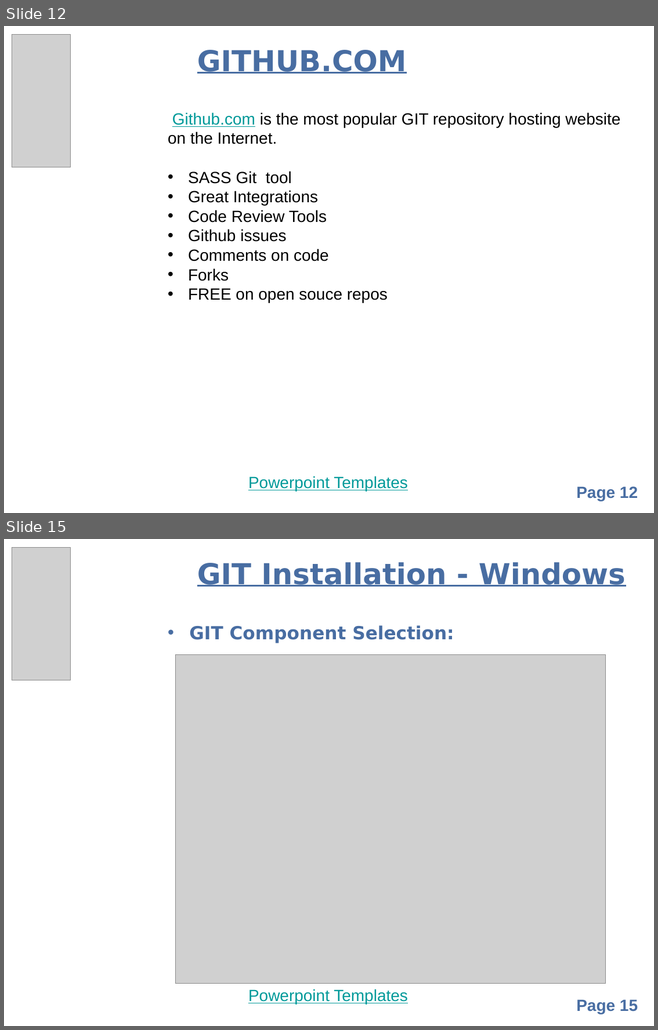
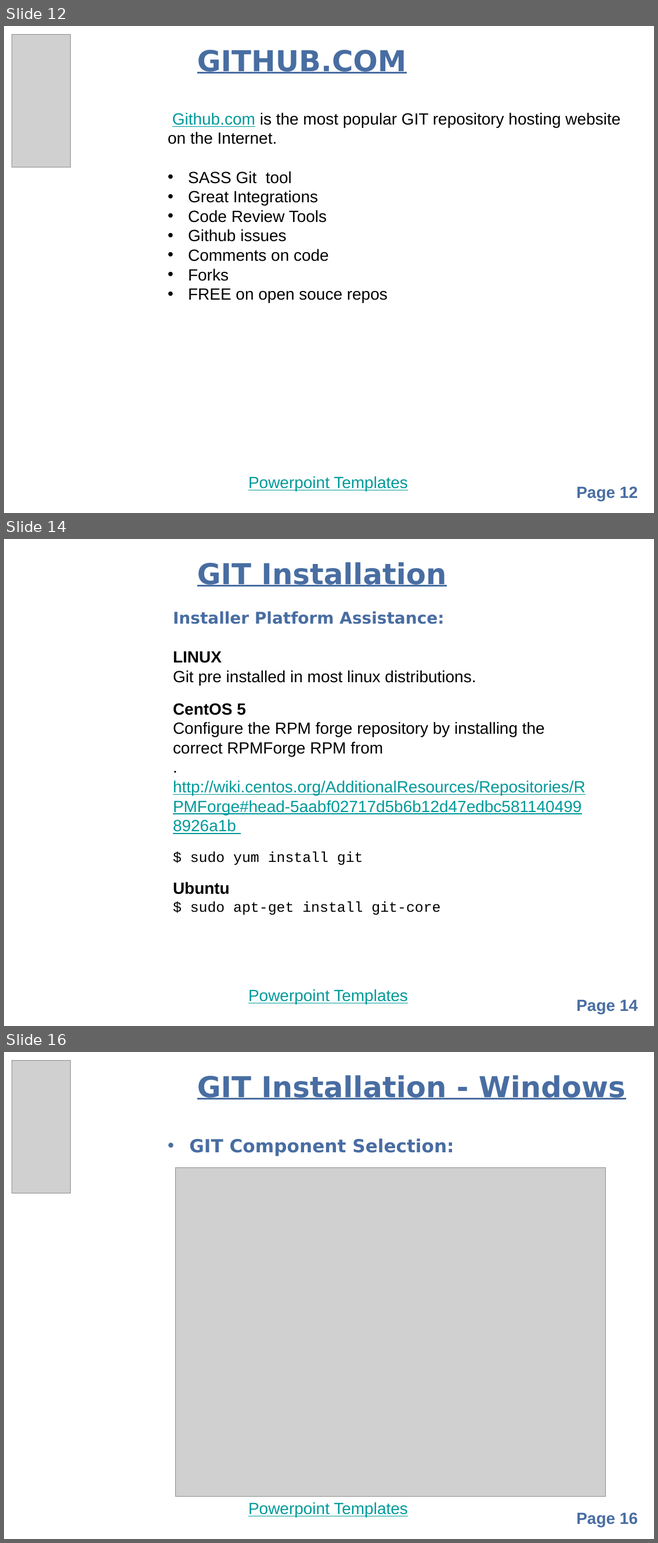
Before and after one commit to balarkrishnan/organizational, a slide deck: GitHub.pptx. Shown one above the other, each under a label of ours: slides 12 and 15 before the commit, slides 12, 14 and 16 after it; the slides between them are not shown. The pictures are 658x1030 and 658x1543 pixels, drawn with LibreOffice and Linux fonts; fonts in the diff are those of the drawing; grey boxes stand for pictures; background and template pictures are left out. Boxes give left, top, right and bottom in pixels: in the first picture for what was removed or moved away, otherwise in the second. Text is boxed around its words. In the diff, an @@ line names an element or a change of style, - is before the commit and + after.

Commit message:
organized few slides and introduced new slide for Linux installation

```diff
--- a/GitHub.pptx
+++ b/GitHub.pptx
@@ slide 14 added at [4, 539, 654, 1026], background picture (left out); not listed: 2 template elements that a slide beside it also shows @@
@@ text added at [197, 562, 446, 587], 32 pt, text #486DA2, bold, underline @@
+GIT Installation
@@ text added at [173, 611, 585, 915], 18 pt, text #000000 @@
+Installer Platform Assistance:
+LINUX
+Git pre installed in most linux distributions.
+CentOS 5
+Configure the RPM forge repository by installing the correct RPMForge RPM from
+. http://wiki.centos.org/AdditionalResources/Repositories/RPMForge#head-5aabf02717d5b6b12d47edbc5811404998926a1b
+$ sudo yum install git
+Ubuntu
+$ sudo apt-get install git-core
@@ what was slide 15 is now slide 16 @@
@@ page number at [576, 1513, 637, 1527]: text changed @@
-Page 15
+Page 16
```
Also in this commit, not shown: 6 slides changed.
